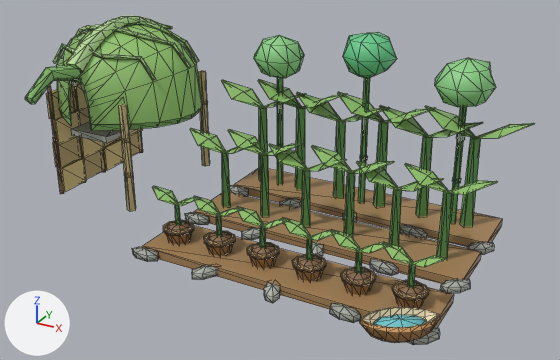
An edit to the glTF model godot/art/models/forester.glb, drawn before and after from the same camera.
Both versions are drawn from a 50 mm camera at (2.41, -4.37, 2.55) aimed at (0.05, -0.09, 0.41). Lighting does not change. The marker at lower left points along +X, +Y and +Z. The first picture is the older version. Mesh edges are drawn as thin lines.

Script lines for the objects in view, before the commit:
```python
me_body = bpy.data.meshes.new('body')
me_body.from_pydata(...)  # 1396 vertices, 2372 faces; spans x -1.84..1.45, y -1.05..0.78, z -0.02..1.32
me_body.materials.append(mat_defaultmaterial)
me_body_nh = bpy.data.meshes.new('body_nh')
me_body_nh.from_pydata(...)  # 609 vertices, 1056 faces; spans x -2.05..1.57, y -0.68..0.7, z 0.05..1.29
me_body_nh.materials.append(mat_defaultmaterial_001)
me_body_nl = bpy.data.meshes.new('body_nl')
me_body_nl.from_pydata(...)  # 240 vertices, 432 faces; spans x -2.06..1.3, y -0.38..0.78, z 0.61..1.34
me_body_nl.materials.append(mat_defaultmaterial_002)
ob_body = bpy.data.objects.new('body', me_body)
ob_body.location = (0.0, 0.0, 0.0)
ob_body_nh = bpy.data.objects.new('body_nh', me_body_nh)
ob_body_nh.location = (0.0, 0.0, 0.0)
ob_body_nl = bpy.data.objects.new('body_nl', me_body_nl)
ob_body_nl.location = (0.0, 0.0, 0.0)
```
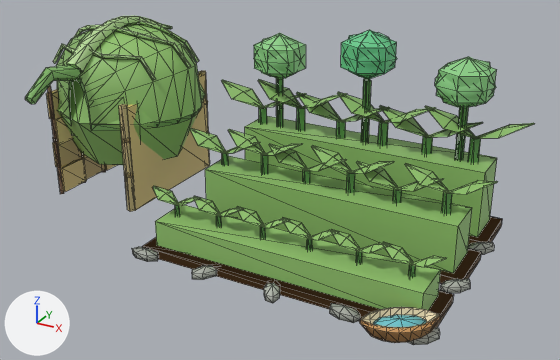
Where the change shows, as pixel boxes [x1, y1, x2, y2] in the pictures (560 x 360 px):
'body__far', added (green)
    after: [57, 30, 497, 310]
'body', unchanged, covered by the edit
    both: [25, 15, 502, 345]

The change in detail:
Mesh me_body__far is new.
It has 148 vertices, 240 faces and spans x -2.05..1.4, y -0.81..0.8, z 0.0..1.36.
It uses material mat_defaultmaterial_001.
Object 'body__far' (ob_body__far) is new; it shows me_body__far.
Its location is (0.0, 0.0, 0.0).
